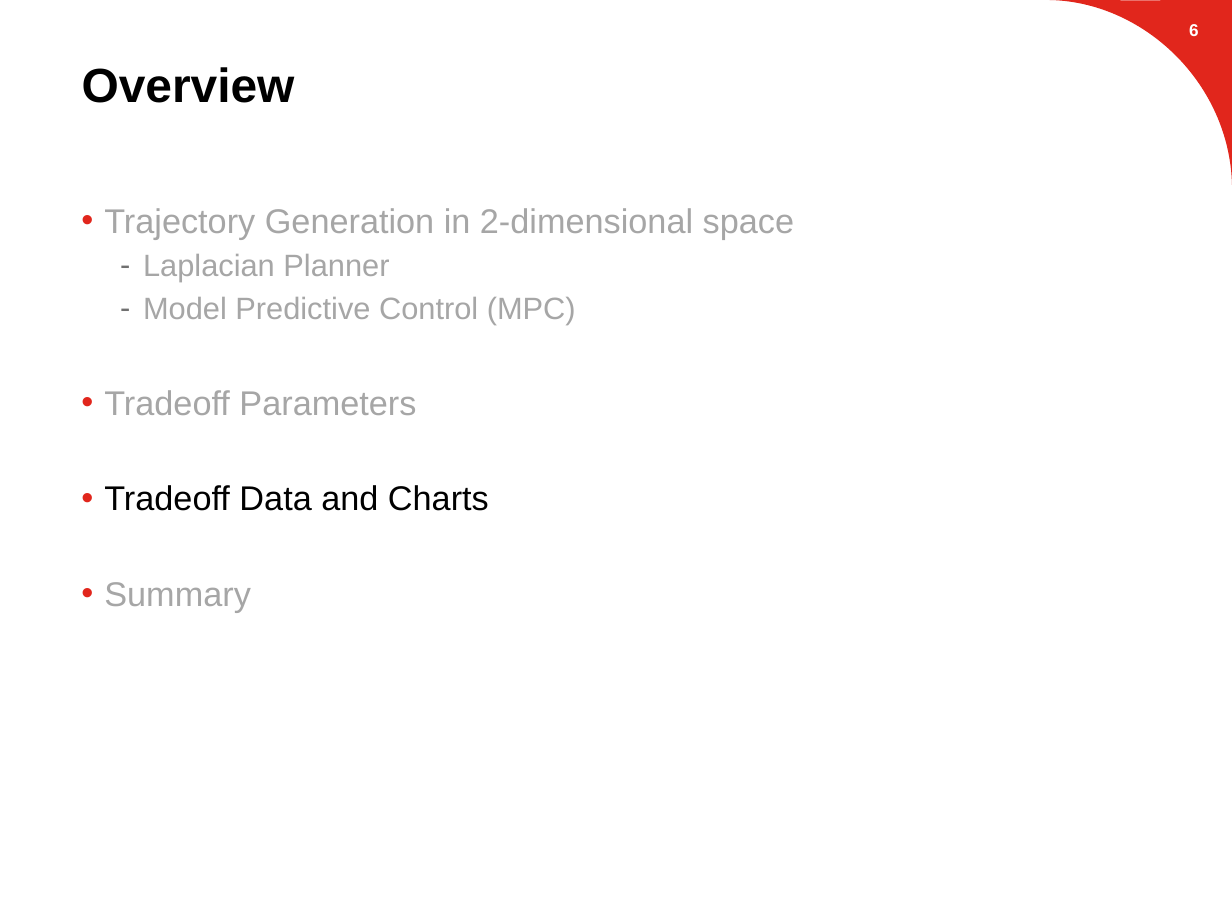
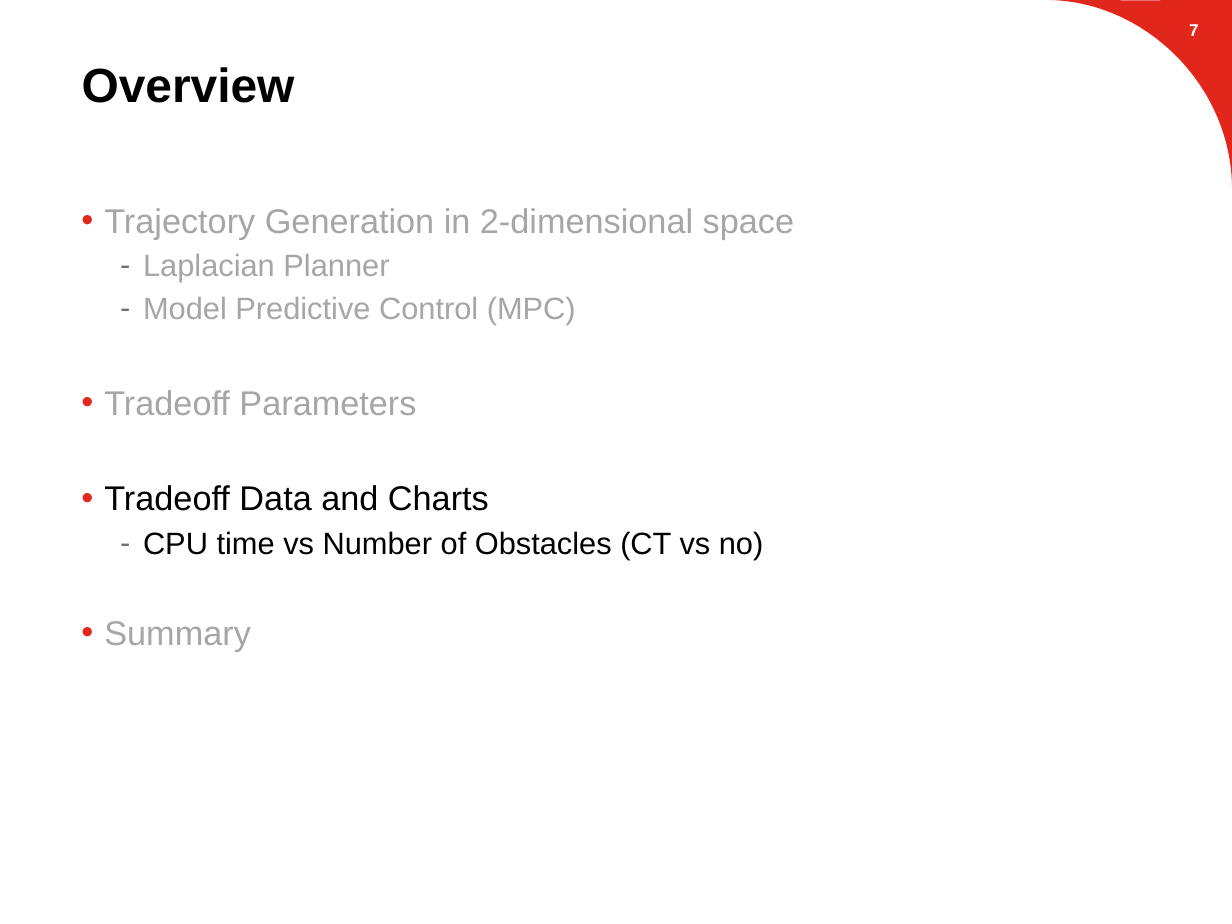
Before and after one commit to suvoganguli/GIG-MPC-Laplacian, a slide deck: slide 8 of 2D Results.pptx (slide 7 before the commit). Drawn at 1232x924 pixels with LibreOffice and Linux fonts; fonts in the diff are those of the drawing; background and template pictures are left out. Boxes give left, top, right and bottom in pixels: in the first picture for what was removed or moved away, otherwise in the second. Text is boxed around its words. In the diff, an @@ line names an element or a change of style, - is before the commit and + after.

```diff
--- a/2D Results.pptx
+++ b/2D Results.pptx
@@ page number at (1189, 24, 1199, 36): text changed @@
-6
+7
@@ text at (143, 531, 764, 560): paragraph added @@
+  – CPU time vs Number of Obstacles (CT vs no)
```
Also in this commit, not shown: 4 other slides changed, 4 slides added.
